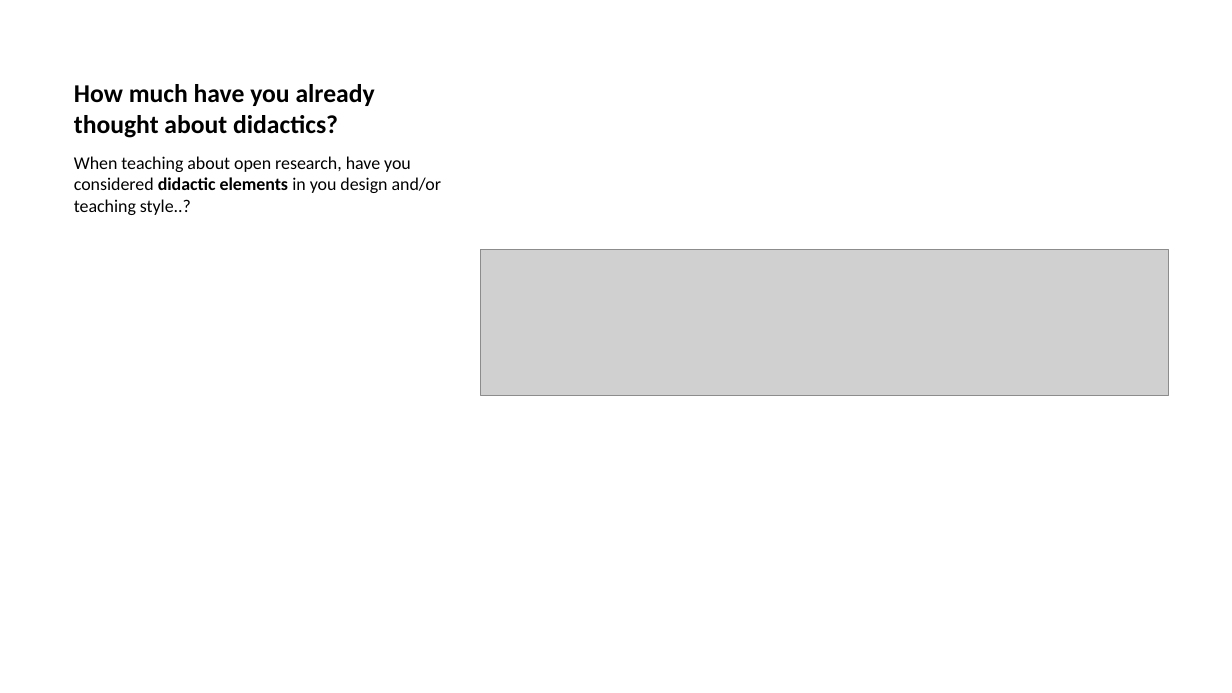
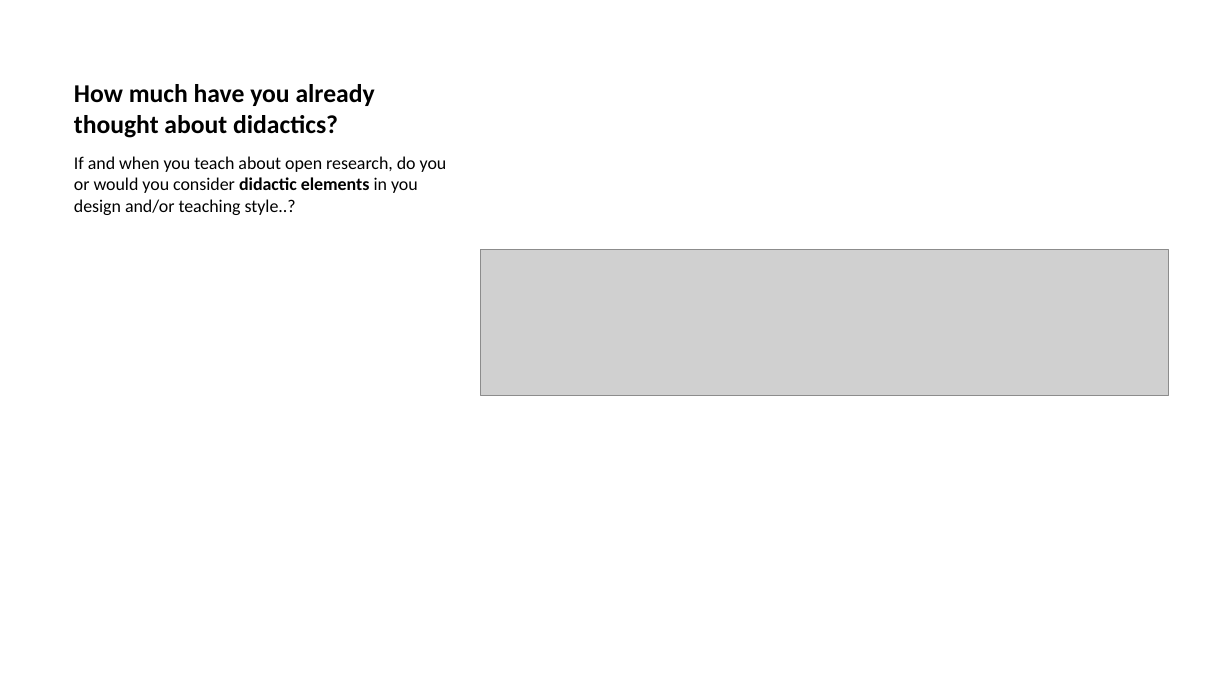
Before and after one commit to lmu-osc/train-the-trainer-student-track-pedagogy, a slide deck: slide 17 of materials/PMM-M1/PMM-M1-S1-Core-Didactic-Principles/PMM-M1-S1-Core-Didactic-Principles-slides.pptx. Drawn at 1232x693 pixels with LibreOffice and Linux fonts; fonts in the diff are those of the drawing; grey boxes stand for pictures. Boxes give left, top, right and bottom in pixels: in the first picture for what was removed or moved away, otherwise in the second. Text is boxed around its words. In the diff, an @@ line names an element or a change of style, - is before the commit and + after.

```diff
--- a/materials/PMM-M1/PMM-M1-S1-Core-Didactic-Principles/PMM-M1-S1-Core-Didactic-Principles-slides.pptx
+++ b/materials/PMM-M1/PMM-M1-S1-Core-Didactic-Principles/PMM-M1-S1-Core-Didactic-Principles-slides.pptx
@@ text at bbox=[74, 156, 447, 215]: text changed @@
-When teaching about open research, have you considered didactic elements in you design and/or teaching style..?
+If and when you teach about open research, do you or would you consider didactic elements in you design and/or teaching style..?
```
Also in this commit, not shown: 29 other slides changed, 9 slides added, 48 other files.
